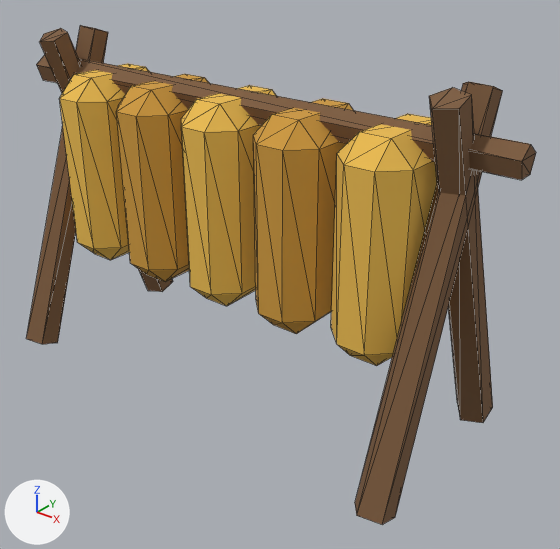
What one commit did to the glTF model public/terrain-study/settlements/ns-rack.glb.
One viewpoint serves both versions: a camera (50 mm lens) standing at (0.357, -0.397, 0.346) and looking at (0.033, 0.008, 0.095). The axes (+X, +Y, +Z) are drawn at lower left. The lights are the same throughout. The older version comes first. Mesh edges are drawn as thin lines. Vertices at exactly the same position are counted once.

Objects in the first picture: 'Tapered form'.
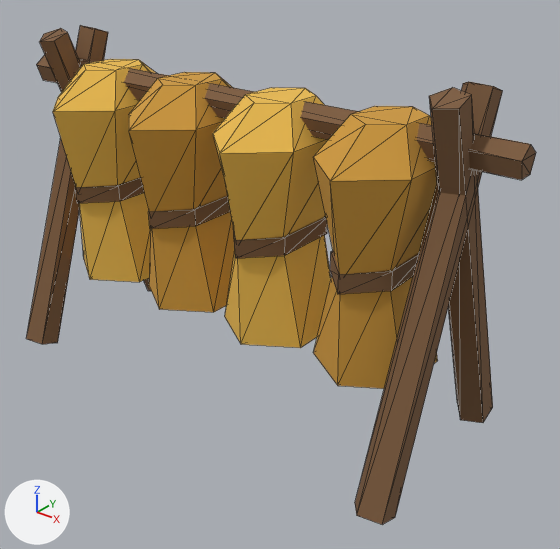
The change, as a list of edits to the scene's bpy script:
```text
Change me_tapered_form_004:
    used by ob_tapered_form; location = (0.0, 0.0, 0.0)
    remove me_tapered_form_004.from_pydata(...)  # 170 vertices, 300 faces; spans x -0.21..0.21, y -0.083..0.083, z -0.005..0.254
    add me_tapered_form_004.from_pydata(...)  # 194 vertices, 336 faces; spans x -0.21..0.21, y -0.083..0.083, z -0.005..0.254
    me_tapered_form_004 part 1: the loose piece of 24 vertices spanning x 0.104..0.156, y -0.043..0.043, z 0.075..0.225 is rebuilt with 24 vertices and now spans x 0.087..0.159, y -0.06..0.06, z 0.062..0.23, in mat_ns_old_straw (orange #cf9a3c)
    me_tapered_form_004 part 2: the loose piece of 24 vertices spanning x -0.091..-0.039, y -0.043..0.043, z 0.075..0.225 is rebuilt with 24 vertices and now spans x -0.079..-0.007, y -0.06..0.06, z 0.062..0.23
    me_tapered_form_004 part 3: the loose piece of 24 vertices spanning x 0.039..0.091, y -0.043..0.043, z 0.075..0.225 is rebuilt with 24 vertices and now spans x 0.004..0.076, y -0.06..0.06, z 0.062..0.23, in mat_ns_straw (orange #ecbc4f)
    me_tapered_form_004 part 4: a new loose piece of 24 vertices spanning x -0.162..-0.09, y -0.06..0.06, z 0.062..0.23, in mat_ns_straw (orange #ecbc4f)
    me_tapered_form_004 part 5
    44 vertices are removed from x -0.156..0.026, y -0.043..0.043, z 0.075..0.225
    88 faces are deleted
    4 vertices move from x -0.156..0.026, y -0.027..0.027, z 0.091..0.209 to x -0.103..0.123, y -0.024..0.048, z 0.13..0.143
    28 vertices are added at x -0.149..0.146, y -0.048..0.048, z 0.13..0.143
    8 new vertices lie (-0.023, 0.024, 0.0) away from vertices in x -0.126..0.063, y -0.048..0.024, z 0.13..0.143
    8 new vertices lie (0.0, -0.048, 0.0) away from vertices in x -0.066..0.146, y 0.024, z 0.13..0.143
    80 new faces join them, mat_ns_timber (brown #7c5b3d)
```

Boxes [x1, y1, x2, y2] around the edits, measured in the pictures (560 x 549 px; the box of a moved part takes in the faces that stretch with it):
part 1 of me_tapered_form_004, rebuilt (18% wider, 12% taller)
    before: [331, 114, 437, 366]
    after: [313, 106, 438, 389]
part 2 of me_tapered_form_004, rebuilt (14% wider, 15% taller)
    before: [116, 74, 209, 282]
    after: [129, 72, 235, 312]
part 3 of me_tapered_form_004, rebuilt (18% wider, 11% taller)
    before: [253, 99, 353, 334]
    after: [213, 88, 331, 348]
part 4 of me_tapered_form_004, added (orange)
    after: [53, 59, 156, 282]
part 5 of me_tapered_form_004, moved or reshaped
    before: [59, 64, 276, 306]
    after: [75, 177, 419, 294]
